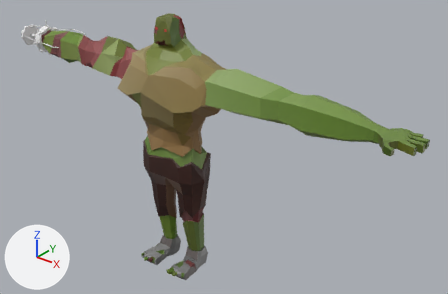
The FBX model Assets/Models/Zombies/stronk1.fbx, before and after one commit.
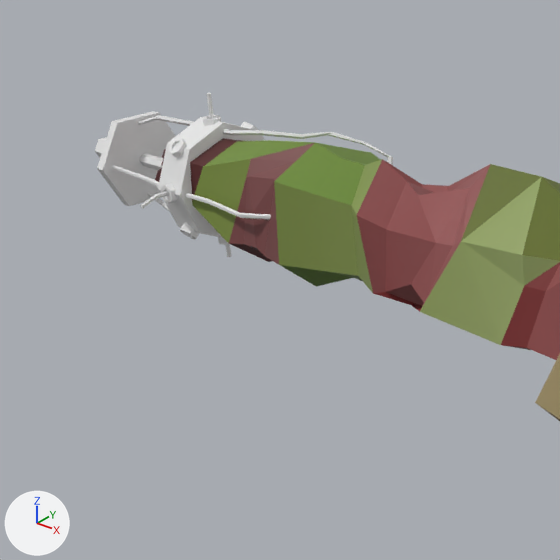
Each version is shown whole from a 50 mm lens placed at (2.95, -3.1, 3.09), pointed at (0.31, 0.2, 1.04), then close up on the part from 0% to 27% of the width and 0% to 42% of the height. Every picture has the same lights, and +X, +Y and +Z are marked at lower left. Where no turn or scale is listed for an object, it has been applied to the vertices.

The older version as bpy lines, for what is in view:
```python
me_cube_004 = bpy.data.meshes.new('Cube.004')
me_cube_004.from_pydata(...)  # 1487 vertices, 1682 faces; spans x -1.83..1.89, y -0.27..0.21, z -0.01..2.05
# faces by material slot: [1224, 12, 446]
me_cube_004.materials.append(mat_zombie)  # picture img_zombie_atlas_2_png
me_cube_004.materials.append(mat_eyes)  # picture img_zombie_atlas_2_png
me_cube_004.materials.append(mat_metal)  # white #e7e7e7
ob_cube = bpy.data.objects.new('Cube', me_cube_004)
ob_cube.location = (0.0, 0.0, 0.0)
```
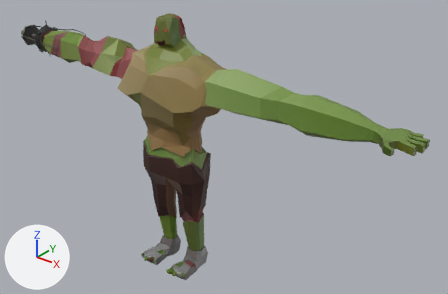
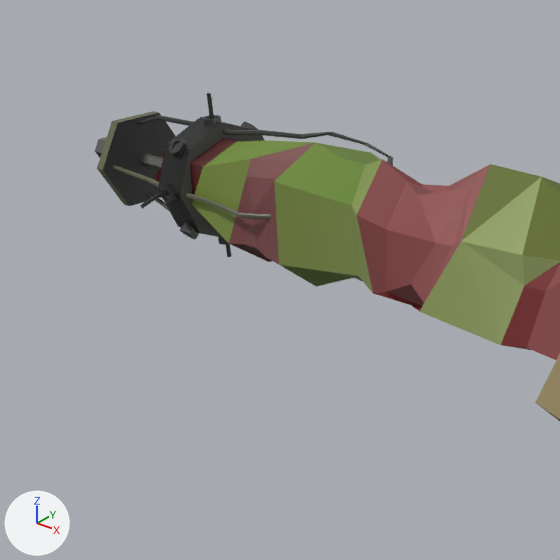
Location of each change, [x1, y1, x2, y2] in pixels of the close-ups (560 x 560 px):
part 1 of me_cube_004, recoloured (grey to black)
    both: [95, 93, 393, 257]

The change, as a diff of the scene's bpy script:
```diff
--- a/Assets/Models/Zombies/stronk1.fbx.py
+++ b/Assets/Models/Zombies/stronk1.fbx.py
@@ me_cube_004 @@
 me_cube_004.from_pydata(...)  # 1487 vertices, 1682 faces; spans x -1.83..1.89, y -0.27..0.21, z -0.01..2.05
 # used by ob_cube; location = (0.0, 0.0, 0.0)
-me_cube_004.materials.append(mat_eyes)  # picture img_zombie_atlas_2_png
+# me_cube_004 part 1: all 446 faces that had it switch from mat_metal (white #e7e7e7) to mat_zombie (picture img_zombie_atlas_2_png)
```
